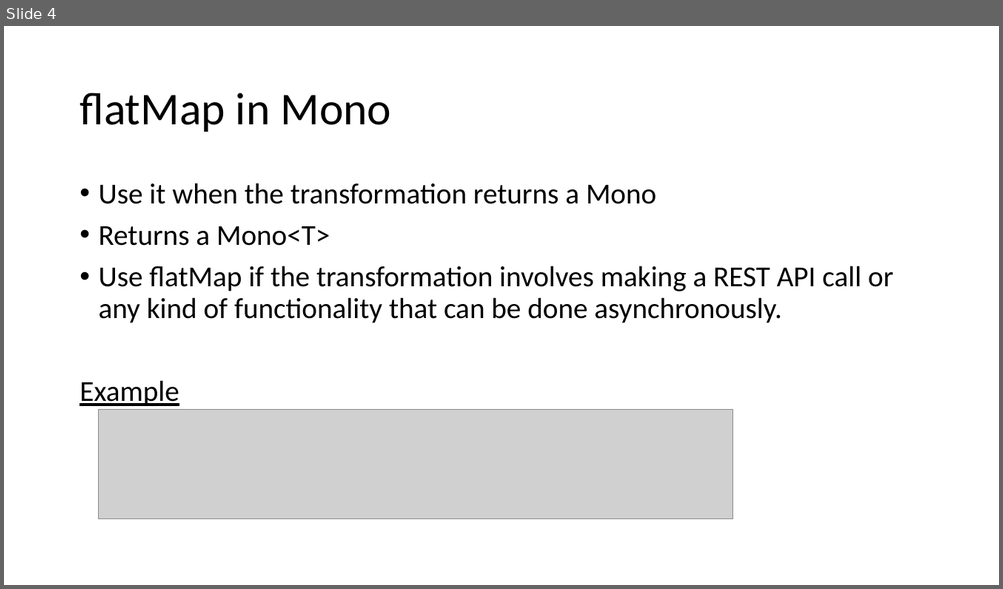
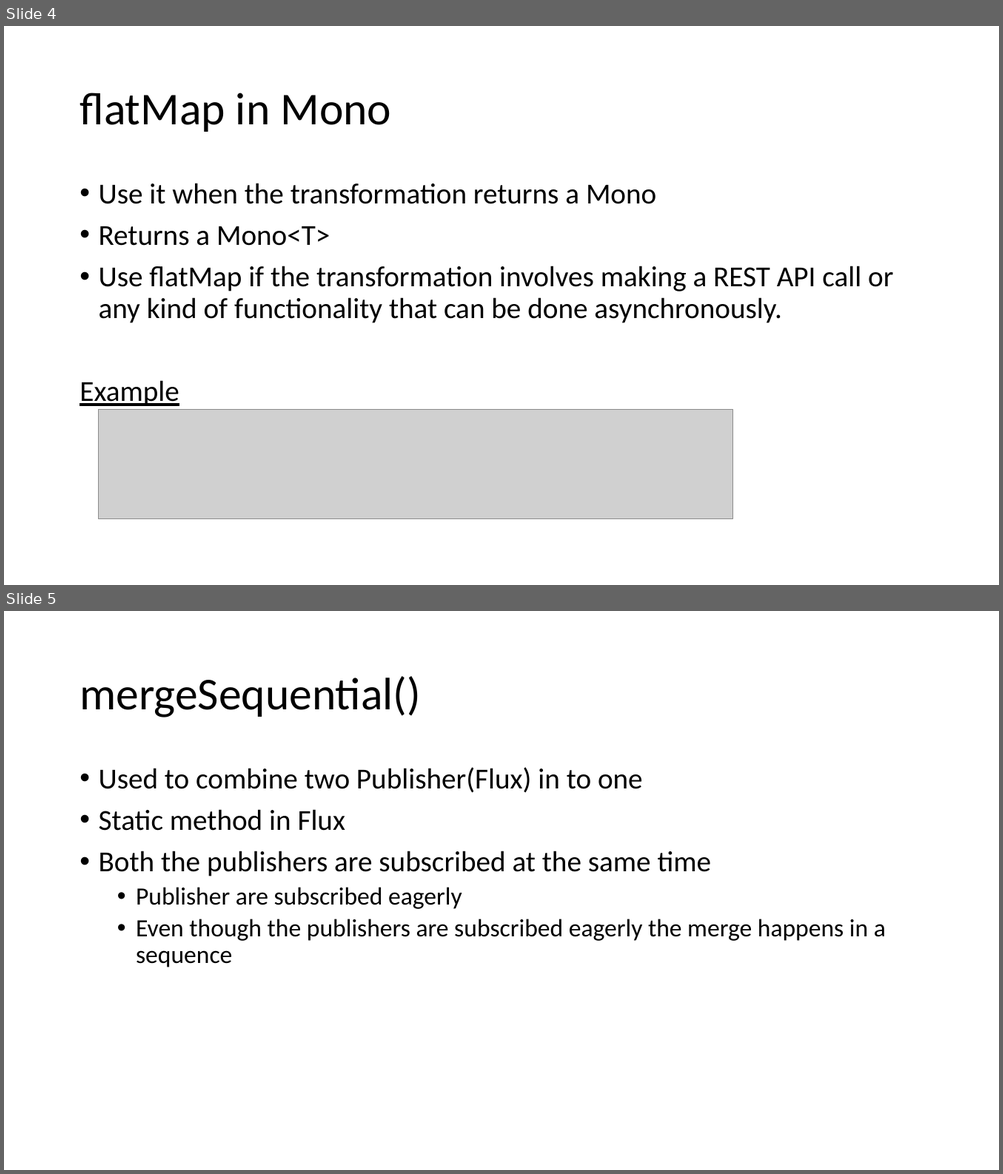
Before and after one commit to danielmxPeck/reactive-spring-webflux-course, a slide deck: Course Notes.pptx. Shown one above the other, each under a label of ours: slide 4 before the commit, slides 4 and 5 after it. The pictures are 1003x589 and 1003x1174 pixels, drawn with LibreOffice and Linux fonts; fonts in the diff are those of the drawing; grey boxes stand for pictures. Boxes give left, top, right and bottom in pixels: in the first picture for what was removed or moved away, otherwise in the second. Text is boxed around its words. In the diff, an @@ line names an element or a change of style, - is before the commit and + after.

```diff
--- a/Course Notes.pptx
+++ b/Course Notes.pptx
@@ slide 5 added at <box>4,611,999,1170</box>, background #FFFFFF @@
@@ title added at <box>79,676,421,718</box>, 44 pt, text #000000 @@
+mergeSequential()
@@ text added at <box>99,767,885,968</box>, 28 pt, text #000000 @@
+• Used to combine two Publisher(Flux) in to one
+• Static method in Flux
+• Both the publishers are subscribed at the same time
+  • Publisher are subscribed eagerly
+  • Even though the publishers are subscribed eagerly the merge happens in a sequence
```
Also in this commit, not shown: 2 other slides added, 3 other files.
